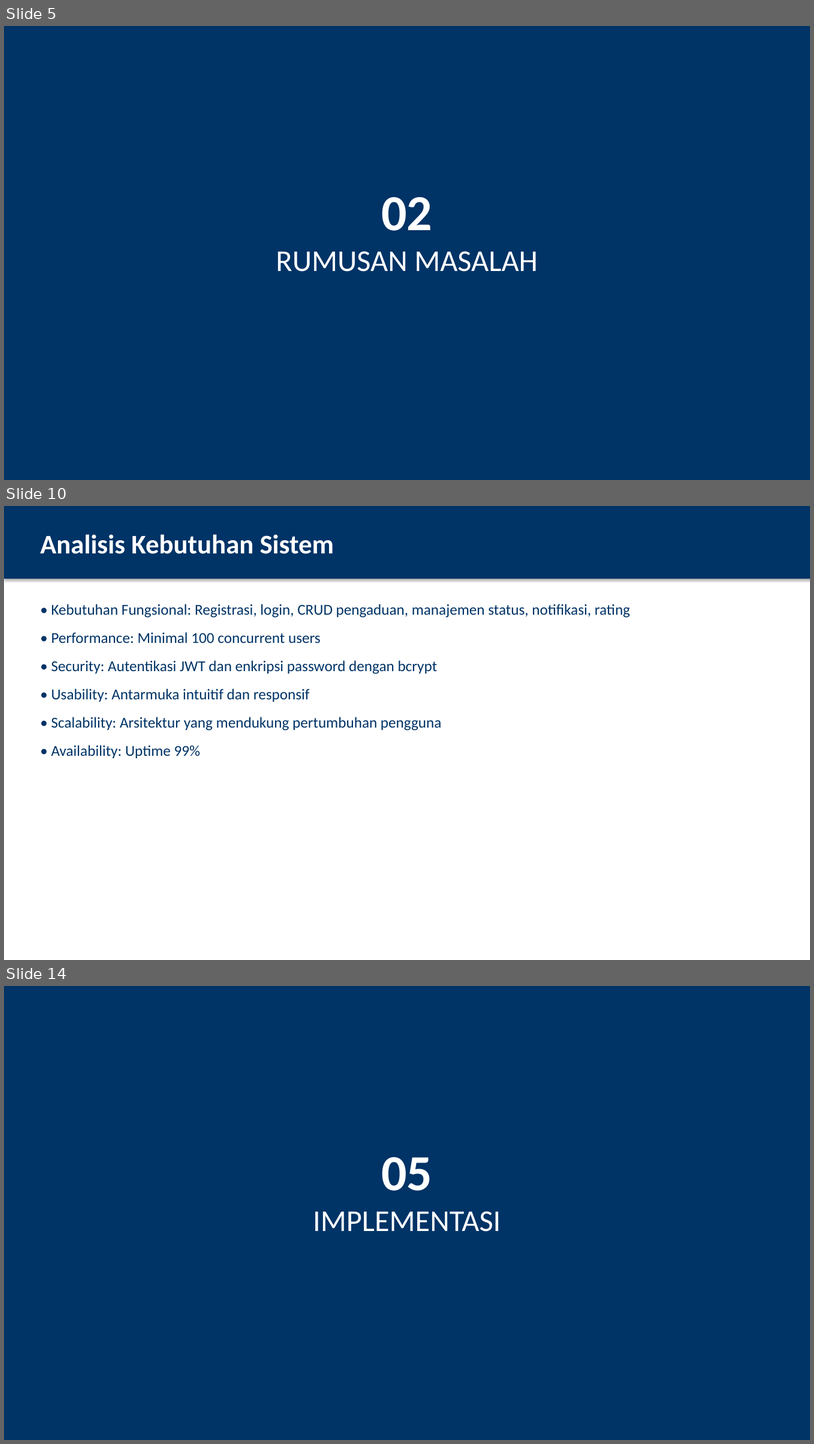
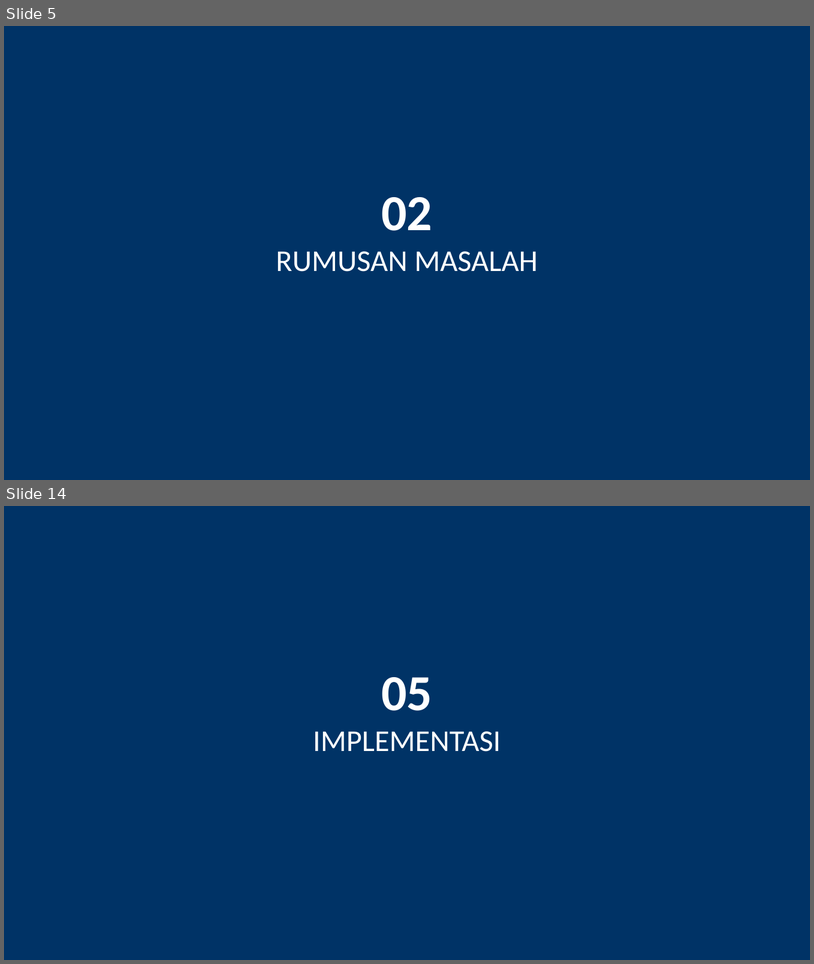
Before and after one commit to irfan-ghzl/CRM, a slide deck: PRESENTASI_SISTEM_PENGADUAN_MASYARAKAT.pptx. Shown one above the other, each under a label of ours: slides 5, 10 and 14 before the commit, slides 5 and 14 after it; the slides between them are not shown. The pictures are 814x1444 and 814x964 pixels, drawn with LibreOffice and Linux fonts; fonts in the diff are those of the drawing. Boxes give left, top, right and bottom in pixels: in the first picture for what was removed or moved away, otherwise in the second. Text is boxed around its words. In the diff, an @@ line names an element or a change of style, - is before the commit and + after.

```diff
--- a/PRESENTASI_SISTEM_PENGADUAN_MASYARAKAT.pptx
+++ b/PRESENTASI_SISTEM_PENGADUAN_MASYARAKAT.pptx
@@ slide 10 removed at <box>4,506,810,960</box>, background #FFFFFF @@
@@ rectangle removed at <box>4,506,810,579</box> @@
@@ text removed at <box>40,534,334,554</box> @@
-Analisis Kebutuhan Sistem
@@ text removed at <box>51,604,630,758</box> @@
-• Kebutuhan Fungsional: Registrasi, login, CRUD pengaduan, manajemen status, notifikasi, rating
-• Performance: Minimal 100 concurrent users
-• Security: Autentikasi JWT dan enkripsi password dengan bcrypt
-• Usability: Antarmuka intuitif dan responsif
-• Scalability: Arsitektur yang mendukung pertumbuhan pengguna
-• Availability: Uptime 99%
```
Also in this commit, not shown: 15 slides changed, 5 slides added, 4 other slides removed.
